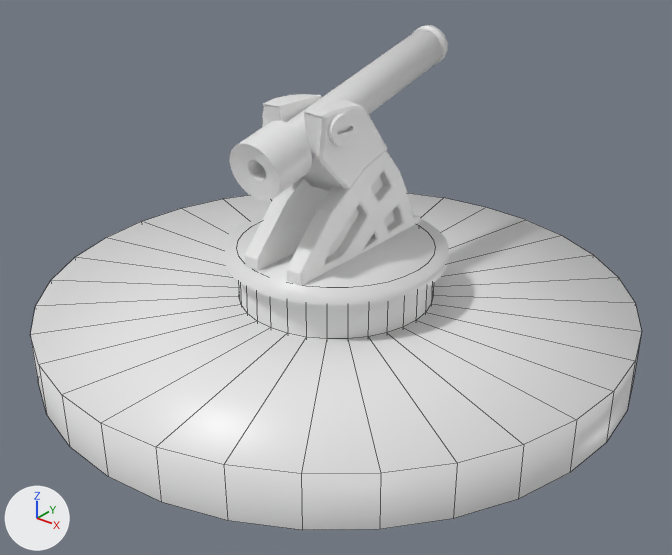
One commit to the FBX model Jaar 2/Assets/Nathan/normal cannon/.fbx file/cannon .fbx: the scene before it, then after it.
Both versions are drawn from a camera (50 mm lens) standing at (7.85, -9.81, 7.65) and looking at (0.29, -0.36, 1.79). The axes (+X, +Y, +Z) are drawn at lower left. The lights are the same throughout. Mesh edges are drawn as thin lines on the coarser meshes. Where no turn or scale is listed for an object, it has been applied to the vertices.

Objects in the first picture: 'cannon base + barrel.001', 'cannon foot base'.
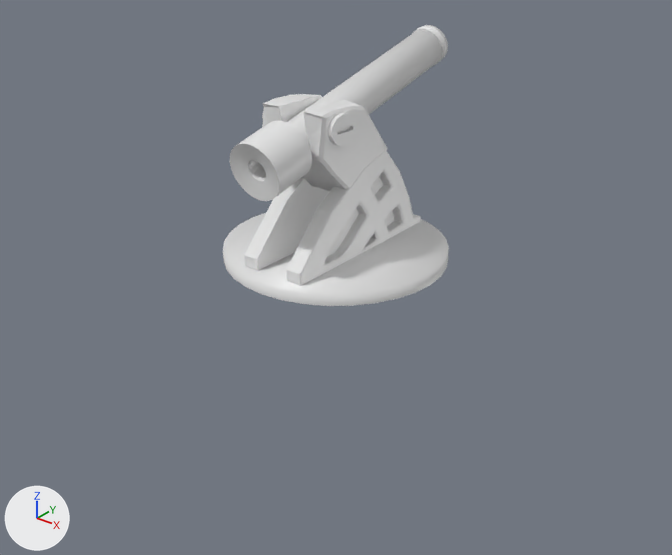
Pixel boxes [x1, y1, x2, y2] of what changed, in the pictures (672 x 555 px):
'cannon foot base', deleted
    before: [31, 193, 641, 530]

The edits, one by one:
Object 'cannon foot base' (ob_cannon_foot_base) is deleted.
